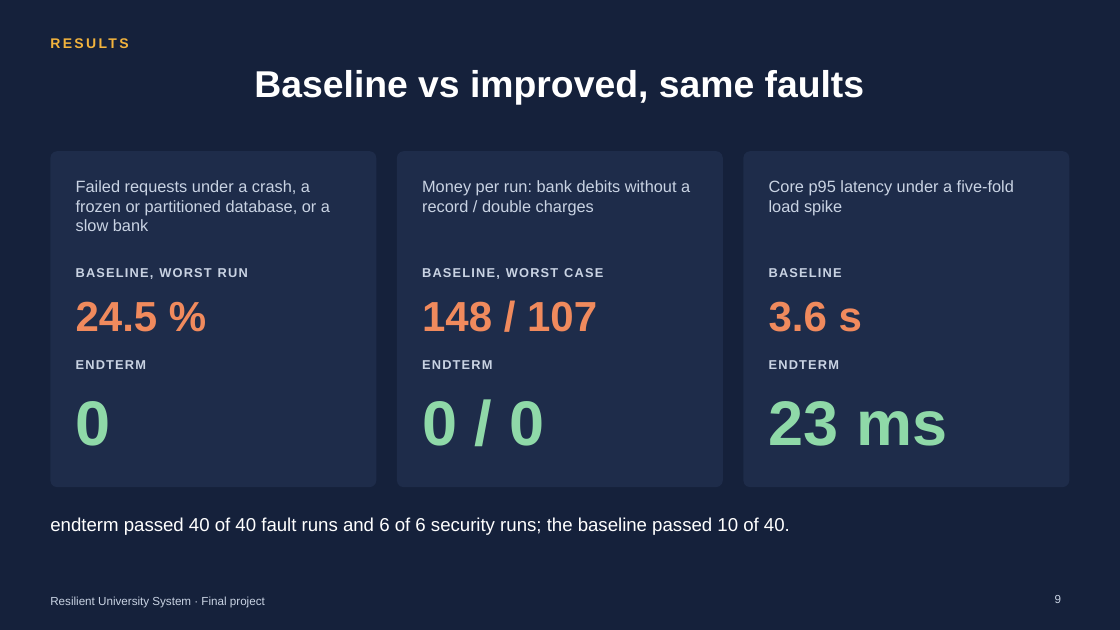
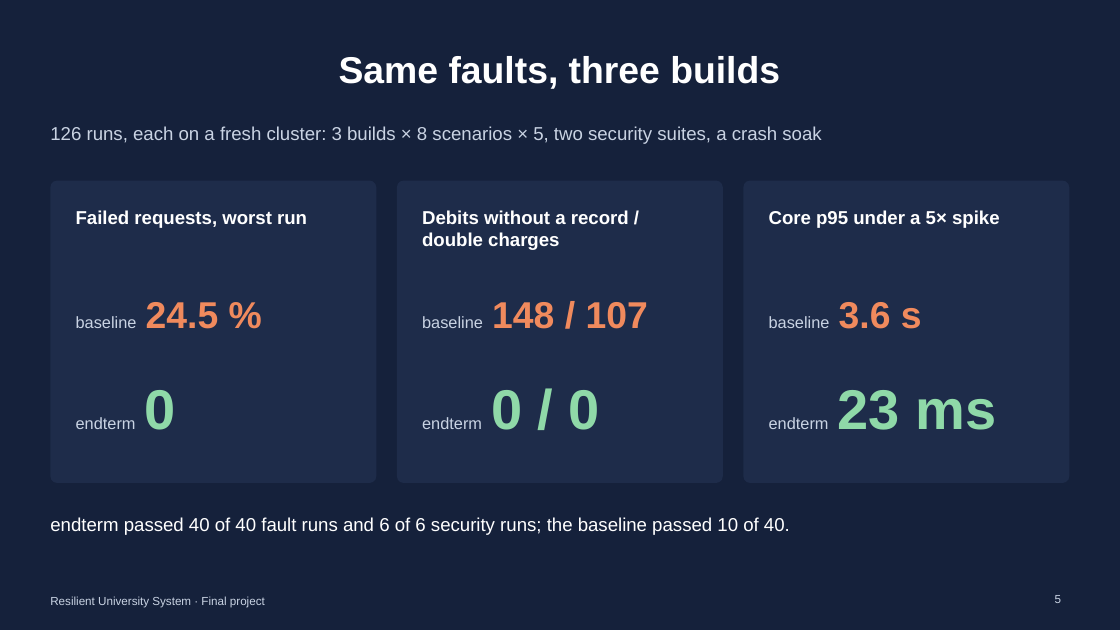
Before and after one commit to Choppa2077/ft-university, a slide deck: slide 5 of docs/final/Final_Presentation.pptx (slide 9 before the commit). Drawn at 1120x630 pixels with LibreOffice and Linux fonts; fonts in the diff are those of the drawing. Boxes give left, top, right and bottom in pixels: in the first picture for what was removed or moved away, otherwise in the second. Text is boxed around its words. In the diff, an @@ line names an element or a change of style, - is before the commit and + after.

```diff
--- a/docs/final/Final_Presentation.pptx
+++ b/docs/final/Final_Presentation.pptx
@@ text removed at (50, 30, 1070, 55) @@
-RESULTS
@@ title at (339, 56, 780, 89): text changed @@
-Baseline vs improved, same faults
+Same faults, three builds
@@ text added at (50, 126, 821, 144), 16 pt, text #C9D3E3 @@
+126 runs, each on a fresh cluster: 3 builds × 8 scenarios × 5, two security suites, a crash soak
@@ rounded rectangle: place and size @@
-rounded rectangle at (50, 151, 376, 487)
+rounded rectangle at (50, 181, 376, 483)
@@ text removed at (76, 180, 330, 231) @@
-Failed requests under a crash, a frozen or partitioned database, or a slow bank
@@ rounded rectangle: place and size @@
-rounded rectangle at (397, 151, 723, 487)
+rounded rectangle at (397, 181, 723, 483)
@@ proportions changed in 3 elements at (50, 181, 376, 483), (397, 181, 723, 483), (744, 181, 1070, 483) @@
@@ rounded rectangle: place and size @@
-rounded rectangle at (744, 151, 1070, 487)
+rounded rectangle at (744, 181, 1070, 483)
@@ text at (76, 210, 307, 228): text changed; size 11 to 16 pt; text colour #C9D3E3 to #FFFFFF @@
-BASELINE, WORST RUN
+Failed requests, worst run
@@ text at (422, 210, 629, 250): text changed; size 14 to 16 pt; text colour #C9D3E3 to #FFFFFF; bold on @@
-Money per run: bank debits without a record / double charges
+Debits without a record / double charges
@@ text at (769, 210, 1000, 228): text changed; size 14 to 16 pt; text colour #C9D3E3 to #FFFFFF; bold on @@
-Core p95 latency under a five-fold load spike
+Core p95 under a 5× spike
@@ text removed at (422, 268, 603, 279) @@
-BASELINE, WORST CASE
@@ text removed at (769, 268, 842, 277) @@
-BASELINE
@@ text at (76, 302, 219, 329): text changed; size 36 to 14 pt; text colour #F08A5D to #C9D3E3; bold off @@
-24.5 %
+baseline 24.5 %
@@ text at (422, 302, 648, 329): text changed; size 36 to 14 pt; text colour #F08A5D to #C9D3E3; bold off @@
-148 / 107
+baseline 148 / 107
@@ text at (769, 302, 922, 329): text changed; size 36 to 14 pt; text colour #F08A5D to #C9D3E3; bold off @@
-3.6 s
+baseline 3.6 s
@@ vertical alignment top to bottom in 6 elements at (769, 302, 922, 329), (76, 302, 219, 329), (422, 302, 648, 329), (422, 390, 600, 430), (769, 390, 997, 430), (76, 390, 176, 430) @@
@@ text removed at (76, 360, 147, 369) @@
-ENDTERM
@@ text removed at (422, 360, 493, 369) @@
-ENDTERM
@@ text removed at (769, 360, 840, 369) @@
-ENDTERM
@@ text at (76, 390, 176, 430): text changed; size 54 to 14 pt; text colour #8FD9A8 to #C9D3E3; bold off @@
-0
+endterm 0
@@ text at (422, 390, 600, 430): text changed; size 54 to 14 pt; text colour #8FD9A8 to #C9D3E3; bold off @@
-0 / 0
+endterm 0 / 0
@@ text at (769, 390, 997, 430): text changed; size 54 to 14 pt; text colour #8FD9A8 to #C9D3E3; bold off @@
-23 ms
+endterm 23 ms
```
Also in this commit, not shown: 8 other slides changed, 3 slides added, 8 slides removed, 7 other files.
